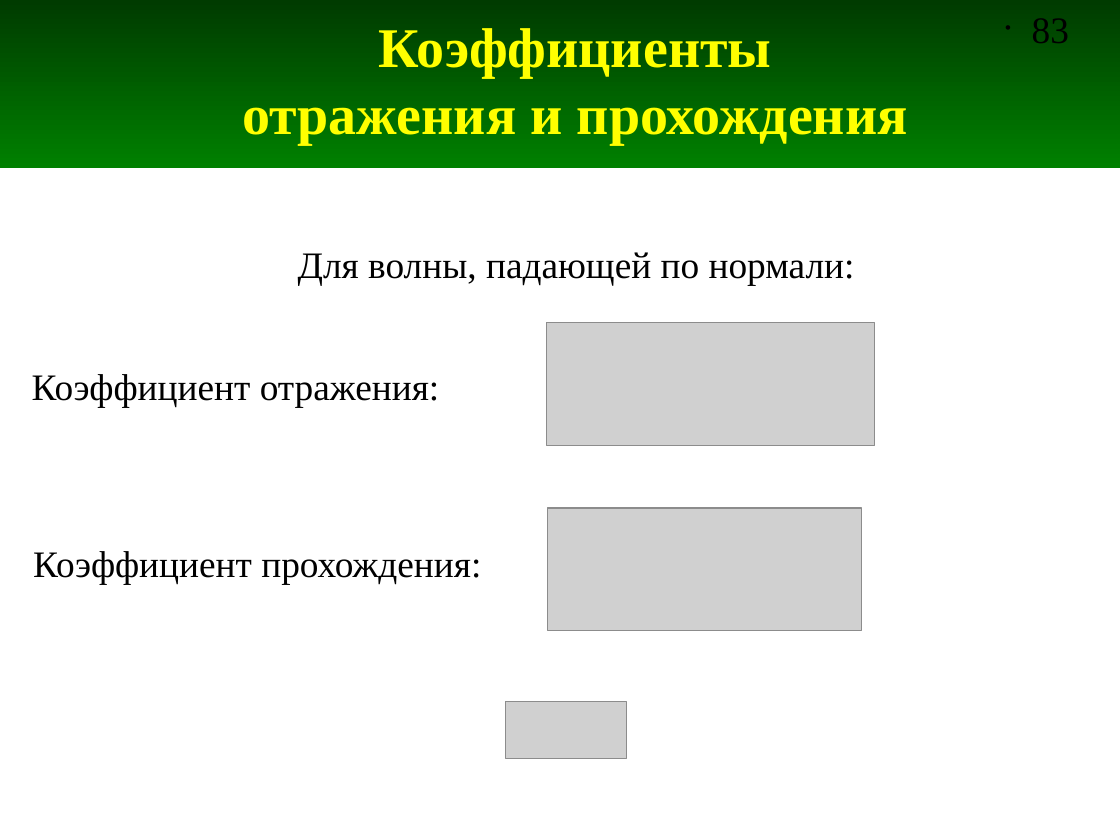
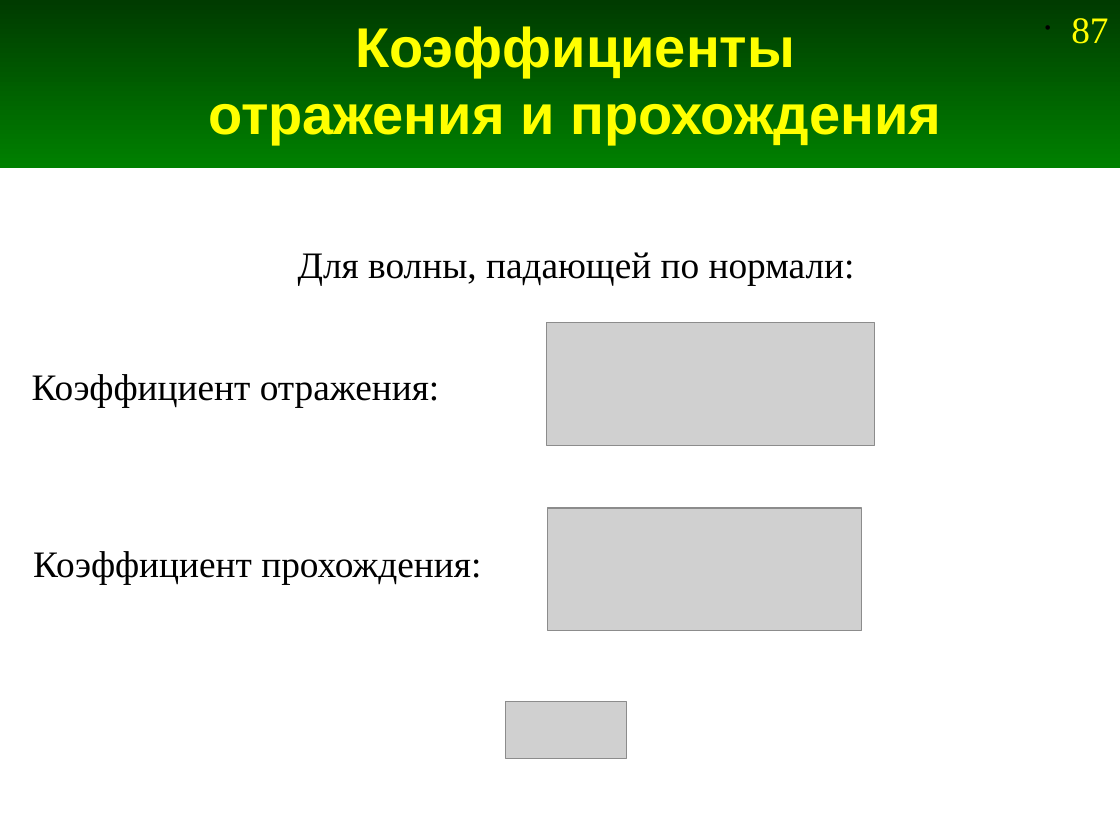
Before and after one commit to andris0147sv/modelling, a slide deck: slide 87 of presentations/2. FDTD.odp (slide 83 before the commit). Drawn at 1120x840 pixels with LibreOffice and Linux fonts; fonts in the diff are those of the drawing; grey boxes stand for pictures. Boxes give left, top, right and bottom in pixels: in the first picture for what was removed or moved away, otherwise in the second. Text is boxed around its words. In the diff, an @@ line names an element or a change of style, - is before the commit and + after.

```diff
--- a/presentations/2. FDTD.odp
+++ b/presentations/2. FDTD.odp
@@ title "Коэффициенты отражения и прохождения" at bbox=[208, 26, 941, 144]: font Times New Roman to Arial @@
@@ page number removed at bbox=[1032, 18, 1069, 43] @@
-• 83
@@ page number added at bbox=[1071, 18, 1108, 44], 24 pt, text #FFFF00 @@
+• 87
```
Also in this commit, not shown: 253 other slides changed, 4 slides added, 6 other files.
